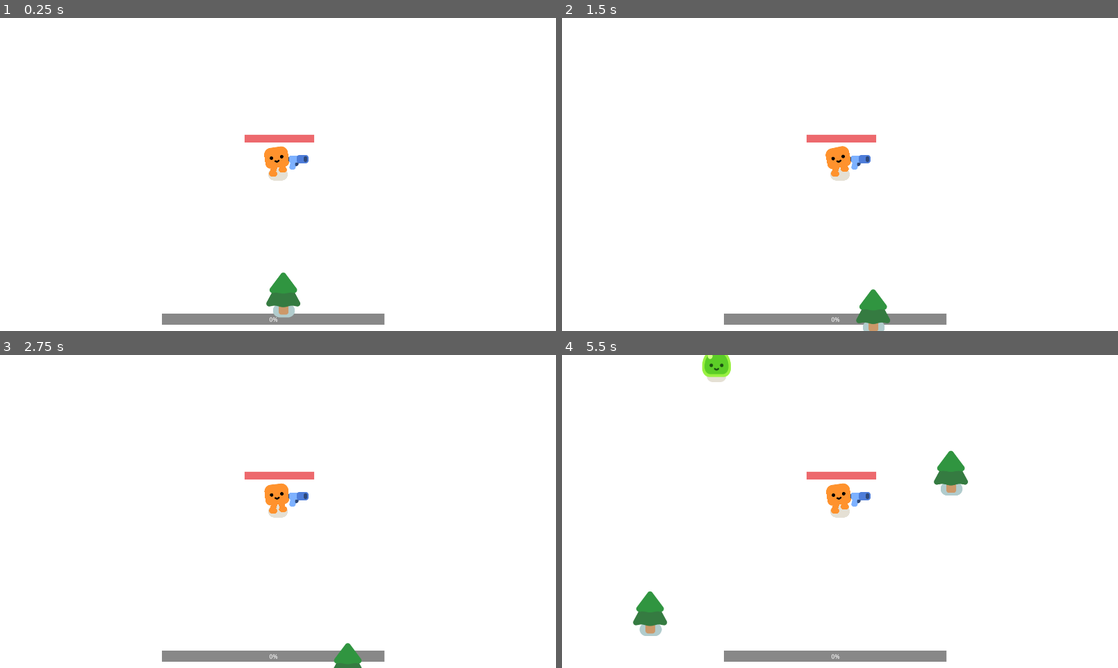
Above: before the commit, frames 1-4 (two rows, left to right).
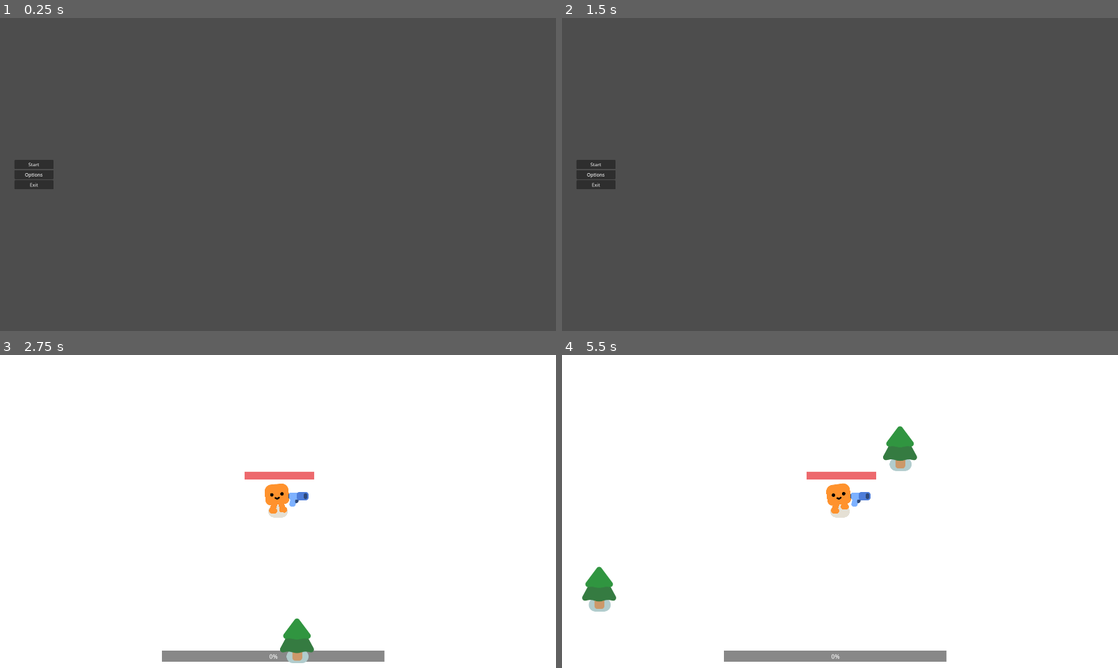
Above: after the commit, the same moments.

Repository: Kuui22/Godot_test
Game: Godot game, scene res://menus/mainmenu.tscn
Same seed, same stepped clock (60 frames per second), same inputs: the game is played once before the commit and once after it. Before the commit the project starts from res://survivors_game.tscn.
Inputs (mouse positions are in pixels of both pictures, inside the frame that each line leads up to):
- Up to frame 1 (0.25 s): no input
- Up to frame 2 (1.5 s): click (595, 174) at 0.5 s, where only the run after the commit has a clickable "Options"; click (573, 33) at 1.25 s, where only the run after the commit has a clickable "Back"
- Up to frame 3 (2.75 s): click (33, 502) at 2 s, where only the run after the commit has a clickable "Start"
- Up to frame 4 (5.5 s): tap Enter at 2.75 s; hold D (move_right) 2.78-3.53 s; hold S (move_down) 3.53-4.28 s; hold D (move_right) 4.28-5.03 s; hold W (move_up) from 5.03 s (still down)

The runs differ from the first frame. In frame 1, 100% of the frame differs, in the area x 0-100%, y 0-100%; in frame 2, 100%; in frame 3, 0.9%; in frame 4, 2.7%.

Commit message:
pause menu

Diff:
--- a/2d-project-start/main.gd
+++ b/2d-project-start/main.gd
@@ -7,10 +7,27 @@
 
 @onready var player = %Player
 @onready var expbar = %ExpBar
+@onready var pause_menu = %Pause
 
 #can change starting spawned mob
 func _ready():
 	mob = SLIME
+
+
+func _process(_delta):
+	if Input.is_action_just_pressed("pause"):
+		pause()
+
+
+
+func pause():
+	if Engine.time_scale == 0:
+		Engine.time_scale = 1
+		pause_menu.visible = false
+	else:
+		Engine.time_scale = 0
+		pause_menu.visible = true
+
 
 #spawn mobs
 '''
--- /dev/null
+++ b/2d-project-start/menus/mainmenu.gd
@@ -0,0 +1,14 @@
+extends Control
+
+
+
+func _on_start_pressed():
+	get_tree().change_scene_to_file("res://survivors_game.tscn")
+
+
+func _on_option_pressed():
+	get_tree().change_scene_to_file("res://menus/optionsmenu.tscn")
+
+
+func _on_exit_pressed():
+	get_tree().quit()
--- /dev/null
+++ b/2d-project-start/menus/mainmenu.tscn
@@ -0,0 +1,42 @@
+[gd_scene load_steps=2 format=3 uid="uid://cfociutl7lllf"]
+
+[ext_resource type="Script" path="res://menus/mainmenu.gd" id="1_b5cmf"]
+
+[node name="Menu" type="Control"]
+layout_mode = 3
+anchors_preset = 15
+anchor_right = 1.0
+anchor_bottom = 1.0
+grow_horizontal = 2
+grow_vertical = 2
+script = ExtResource("1_b5cmf")
+
+[node name="MarginContainer" type="MarginContainer" parent="."]
+layout_mode = 1
+anchors_preset = 4
+anchor_top = 0.5
+anchor_bottom = 0.5
+offset_left = 50.0
+offset_top = -50.0
+offset_right = 185.0
+offset_bottom = 51.0
+grow_vertical = 2
+
+[node name="VBoxContainer" type="VBoxContainer" parent="MarginContainer"]
+layout_mode = 2
+
+[node name="Start" type="Button" parent="MarginContainer/VBoxContainer"]
+layout_mode = 2
+text = "Start"
+
+[node name="Option" type="Button" parent="MarginContainer/VBoxContainer"]
+layout_mode = 2
+text = "Options"
+
+[node name="Exit" type="Button" parent="MarginContainer/VBoxContainer"]
+layout_mode = 2
+text = "Exit"
+
+[connection signal="pressed" from="MarginContainer/VBoxContainer/Start" to="." method="_on_start_pressed"]
+[connection signal="pressed" from="MarginContainer/VBoxContainer/Option" to="." method="_on_option_pressed"]
+[connection signal="pressed" from="MarginContainer/VBoxContainer/Exit" to="." method="_on_exit_pressed"]
--- /dev/null
+++ b/2d-project-start/menus/optionsmenu.gd
@@ -0,0 +1,13 @@
+extends Control
+
+
+func _on_fullscreen_pressed():
+	#ProjectSettings.set_setting("display/window/size/resizable", false)
+	if(!DisplayServer.window_get_mode()):
+		DisplayServer.window_set_mode(DisplayServer.WINDOW_MODE_FULLSCREEN)
+	else:
+		DisplayServer.window_set_mode(DisplayServer.WINDOW_MODE_WINDOWED)
+
+
+func _on_back_pressed():
+	get_tree().change_scene_to_file("res://menus/mainmenu.tscn")
--- /dev/null
+++ b/2d-project-start/menus/optionsmenu.tscn
@@ -0,0 +1,31 @@
+[gd_scene load_steps=2 format=3 uid="uid://c8tjnkjtcueu1"]
+
+[ext_resource type="Script" path="res://menus/optionsmenu.gd" id="1_lib7x"]
+
+[node name="Menu" type="Control"]
+layout_mode = 3
+anchors_preset = 15
+anchor_right = 1.0
+anchor_bottom = 1.0
+grow_horizontal = 2
+grow_vertical = 2
+script = ExtResource("1_lib7x")
+
+[node name="MarginContainer" type="MarginContainer" parent="."]
+layout_mode = 0
+offset_right = 40.0
+offset_bottom = 40.0
+
+[node name="VBoxContainer" type="VBoxContainer" parent="MarginContainer"]
+layout_mode = 2
+
+[node name="Fullscreen" type="Button" parent="MarginContainer/VBoxContainer"]
+layout_mode = 2
+text = "Fullscreen"
+
+[node name="Back" type="Button" parent="MarginContainer/VBoxContainer"]
+layout_mode = 2
+text = "Back"
+
+[connection signal="pressed" from="MarginContainer/VBoxContainer/Fullscreen" to="." method="_on_fullscreen_pressed"]
+[connection signal="pressed" from="MarginContainer/VBoxContainer/Back" to="." method="_on_back_pressed"]
--- /dev/null
+++ b/2d-project-start/menus/pause_menu.gd
@@ -0,0 +1,20 @@
+extends Control
+
+
+# Called when the node enters the scene tree for the first time.
+func _ready():
+	pass
+
+
+# Called every frame. 'delta' is the elapsed time since the previous frame.
+func _process(delta):
+	pass
+
+
+func _on_resume_button_pressed():
+	Engine.time_scale = 1
+	get_parent().visible = false
+
+
+func _on_exit_button_pressed():
+	get_parent().get_parent().get_tree().quit()
--- /dev/null
+++ b/2d-project-start/menus/pause_menu.tscn
@@ -0,0 +1,31 @@
+[gd_scene load_steps=2 format=3 uid="uid://kq87x3ifjqyq"]
+
+[ext_resource type="Script" path="res://menus/pause_menu.gd" id="1_stbha"]
+
+[node name="Pause_menu" type="Control"]
+layout_mode = 3
+anchors_preset = 15
+anchor_right = 1.0
+anchor_bottom = 1.0
+grow_horizontal = 2
+grow_vertical = 2
+script = ExtResource("1_stbha")
+
+[node name="Resume_button" type="Button" parent="."]
+layout_mode = 2
+offset_left = -35.0
+offset_top = -235.0
+offset_right = 35.0
+offset_bottom = -204.0
+text = "Resume"
+
+[node name="Exit_button" type="Button" parent="."]
+layout_mode = 2
+offset_left = -17.0
+offset_top = 80.0
+offset_right = 20.0
+offset_bottom = 111.0
+text = "Exit"
+
+[connection signal="pressed" from="Resume_button" to="." method="_on_resume_button_pressed"]
+[connection signal="pressed" from="Exit_button" to="." method="_on_exit_button_pressed"]
--- a/2d-project-start/project.godot
+++ b/2d-project-start/project.godot
@@ -74,8 +74,8 @@
 
 [application]
 
-config/name="Your First 2D Game With Godot 4: START (GDQuest)"
-run/main_scene="res://survivors_game.tscn"
+config/name="Survivors like"
+run/main_scene="res://menus/mainmenu.tscn"
 config/features=PackedStringArray("4.2", "Forward Plus")
 config/icon="res://icon.png"
 
@@ -120,11 +120,12 @@
 "events": [Object(InputEventKey,"resource_local_to_scene":false,"resource_name":"","device":-1,"window_id":0,"alt_pressed":false,"shift_pressed":false,"ctrl_pressed":false,"meta_pressed":false,"pressed":false,"keycode":0,"physical_keycode":32,"key_label":0,"unicode":32,"echo":false,"script":null)
 ]
 }
+pause={
+"deadzone": 0.5,
+"events": [Object(InputEventKey,"resource_local_to_scene":false,"resource_name":"","device":-1,"window_id":0,"alt_pressed":false,"shift_pressed":false,"ctrl_pressed":false,"meta_pressed":false,"pressed":false,"keycode":0,"physical_keycode":4194305,"key_label":0,"unicode":0,"echo":false,"script":null)
+]
+}
 
 [layer_names]
 
 3d_physics/layer_2="player"
-
-[rendering]
-
-renderer/rendering_method="gl_compatibility"
--- a/2d-project-start/survivors_game.tscn
+++ b/2d-project-start/survivors_game.tscn
@@ -1,8 +1,9 @@
-[gd_scene load_steps=6 format=3 uid="uid://c6wy1u7j3oegw"]
+[gd_scene load_steps=7 format=3 uid="uid://c6wy1u7j3oegw"]
 
 [ext_resource type="Script" path="res://main.gd" id="1_80vvg"]
 [ext_resource type="PackedScene" uid="uid://ccqvp7v3wrfu6" path="res://player.tscn" id="1_ts5ya"]
 [ext_resource type="PackedScene" uid="uid://rbs34u57e1hy" path="res://pine_tree.tscn" id="2_c4jlw"]
+[ext_resource type="PackedScene" uid="uid://kq87x3ifjqyq" path="res://menus/pause_menu.tscn" id="4_0gimr"]
 
 [sub_resource type="StyleBoxFlat" id="StyleBoxFlat_x62bu"]
 bg_color = Color(0.290196, 0.290196, 0.290196, 0.658824)
@@ -75,5 +76,24 @@
 theme_override_font_sizes/font_size = 150
 text = "Game Over"
 
+[node name="Pause" type="CanvasLayer" parent="."]
+unique_name_in_owner = true
+visible = false
+
+[node name="ColorRect" type="ColorRect" parent="Pause"]
+anchors_preset = 15
+anchor_right = 1.0
+anchor_bottom = 1.0
+grow_horizontal = 2
+grow_vertical = 2
+color = Color(0, 0, 0, 0.631373)
+
+[node name="Pause_menu" parent="Pause" instance=ExtResource("4_0gimr")]
+anchors_preset = 8
+anchor_left = 0.5
+anchor_top = 0.5
+anchor_right = 0.5
+anchor_bottom = 0.5
+
 [connection signal="health_depleted" from="Player" to="." method="_on_player_health_depleted"]
 [connection signal="timeout" from="Mob_spawner/Spawn_timer" to="." method="_on_spawn_timer_timeout"]
Not shown, changed: .gitignore
